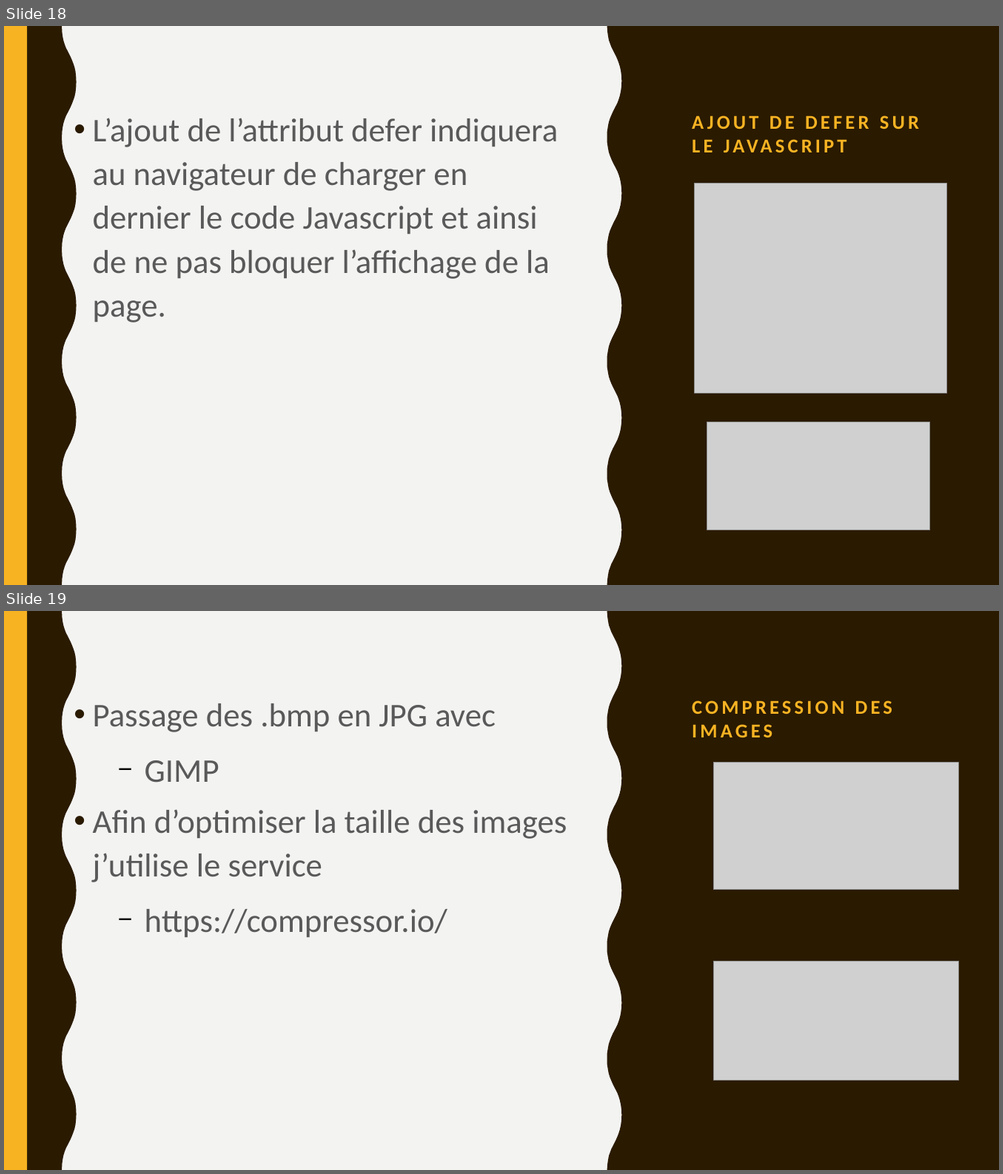
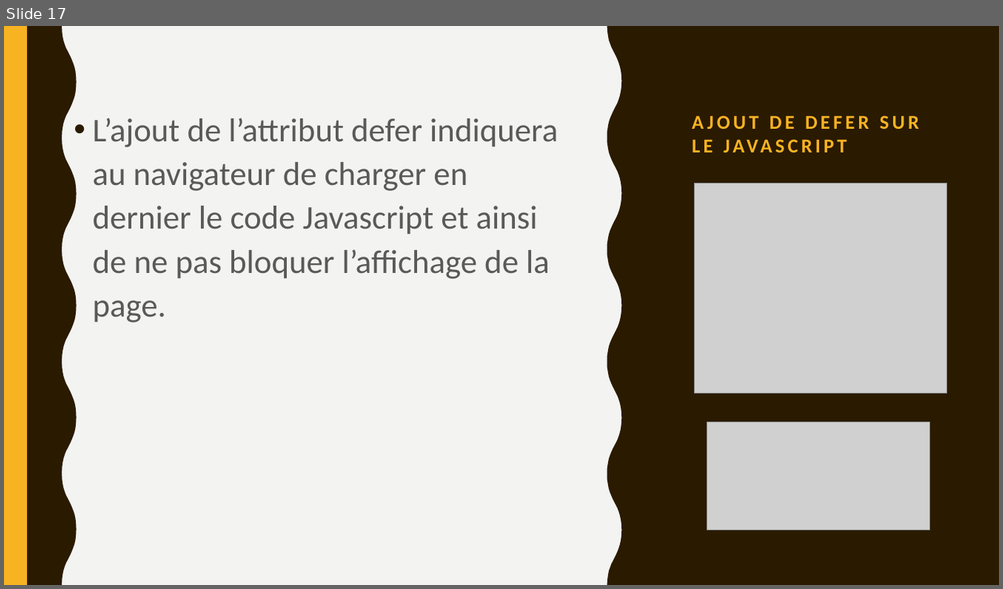
Before and after one commit to Fibre44/DENISNicolas_4_09112021, a slide deck: Soutenance/Soutenance.odp. Shown one above the other, each under a label of ours: slides 18 and 19 before the commit, slide 17 after it. The pictures are 1003x1174 and 1003x589 pixels, drawn with LibreOffice and Linux fonts; fonts in the diff are those of the drawing; grey boxes stand for pictures. Boxes give left, top, right and bottom in pixels: in the first picture for what was removed or moved away, otherwise in the second. Text is boxed around its words. In the diff, an @@ line names an element or a change of style, - is before the commit and + after.

```diff
--- a/Soutenance/Soutenance.odp
+++ b/Soutenance/Soutenance.odp
@@ slide 19 removed at [4, 611, 999, 1170], background #F3F3F2; not listed: 4 template elements that a slide beside it also shows @@
@@ text removed at [93, 703, 566, 937] @@
-• Passage des .bmp en JPG avec
-  − GIMP
-• Afin d’optimiser la taille des images j’utilise le service
-  − https://compressor.io/
@@ title removed at [691, 701, 892, 738] @@
-COMPRESSION DES IMAGES
@@ picture removed at [714, 763, 959, 890] @@
@@ picture removed at [714, 962, 959, 1081] @@
@@ what was slide 18 is now slide 17 @@
```
Also in this commit, not shown: 4 slides changed, 3 slides added, 1 other slide removed, 2 other files.
